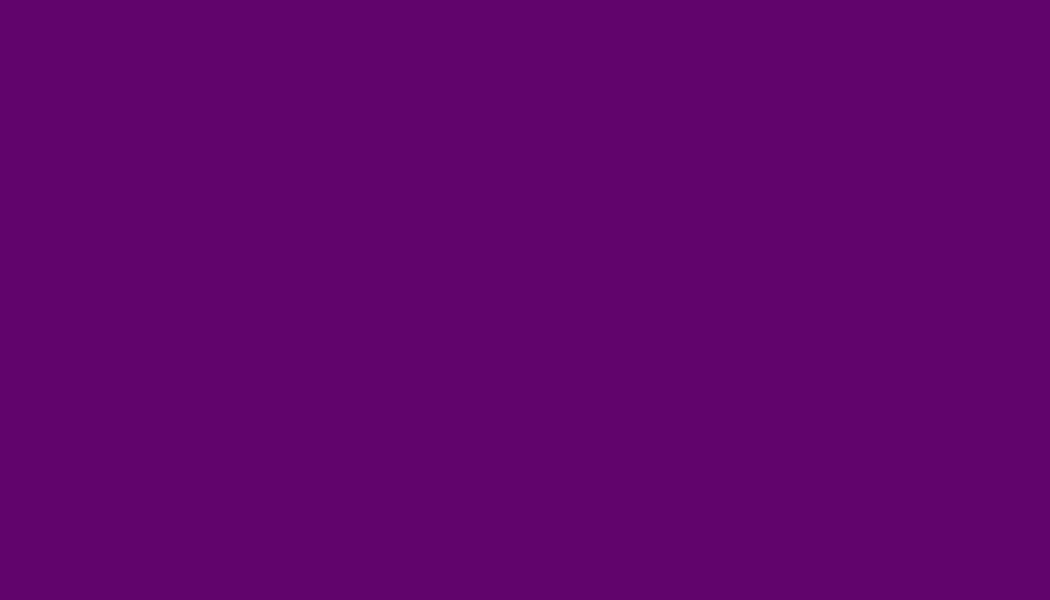
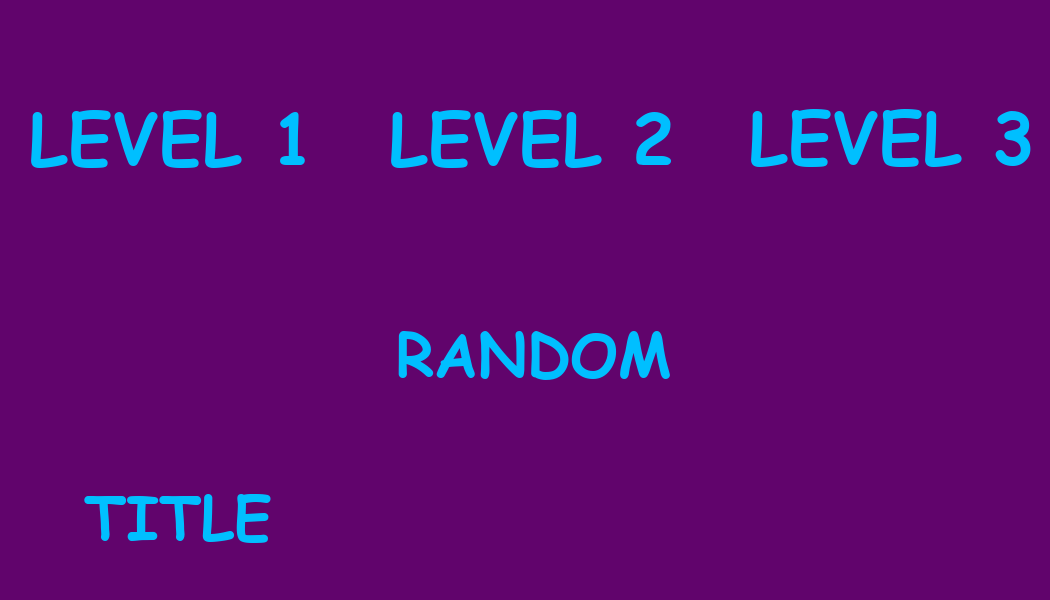
The second w=1050, h=600 image is a revision of the first. Changes to its layers:
added layer "LEVEL 3" above "LEVEL 2" over 751, 109, 1031, 167
added layer "LEVEL 2" above "LEVEL 1" over 391, 110, 671, 168
added layer "LEVEL 1" above "RANDOM" over 31, 110, 305, 168
added layer "RANDOM" above "TITLE" over 398, 331, 670, 380
added layer "TITLE" above "Background" over 84, 494, 271, 543
